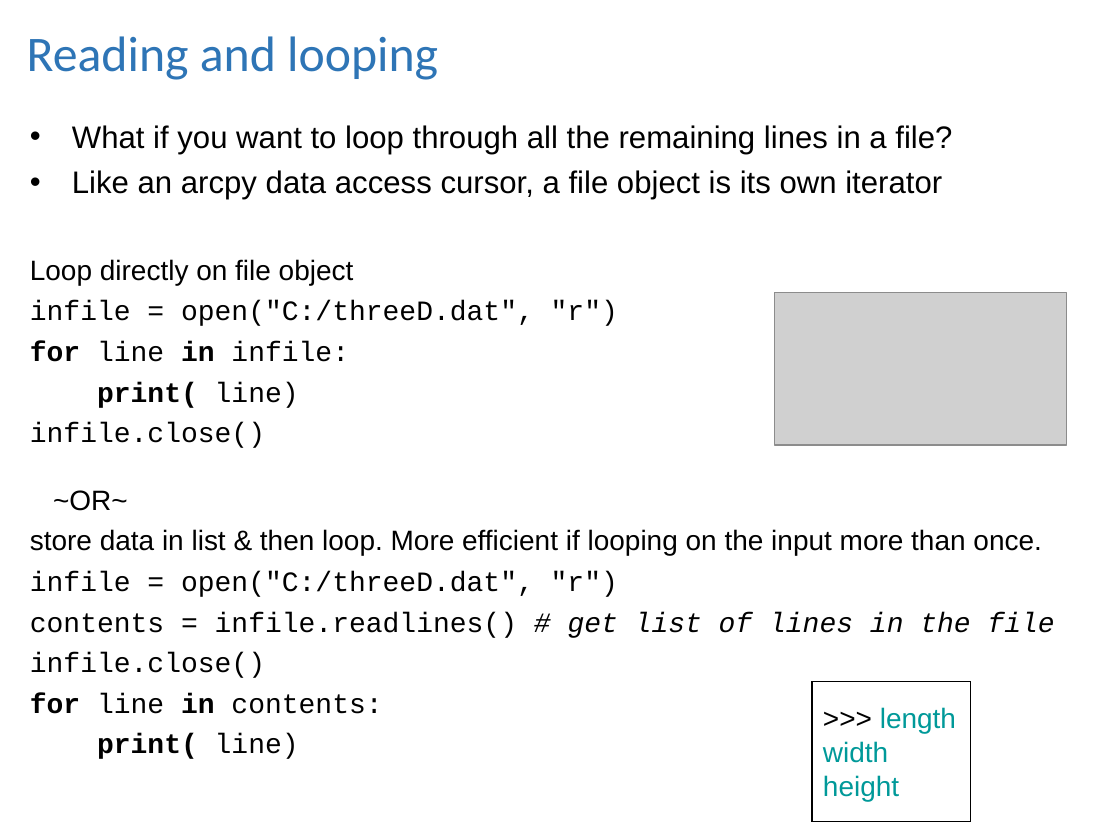
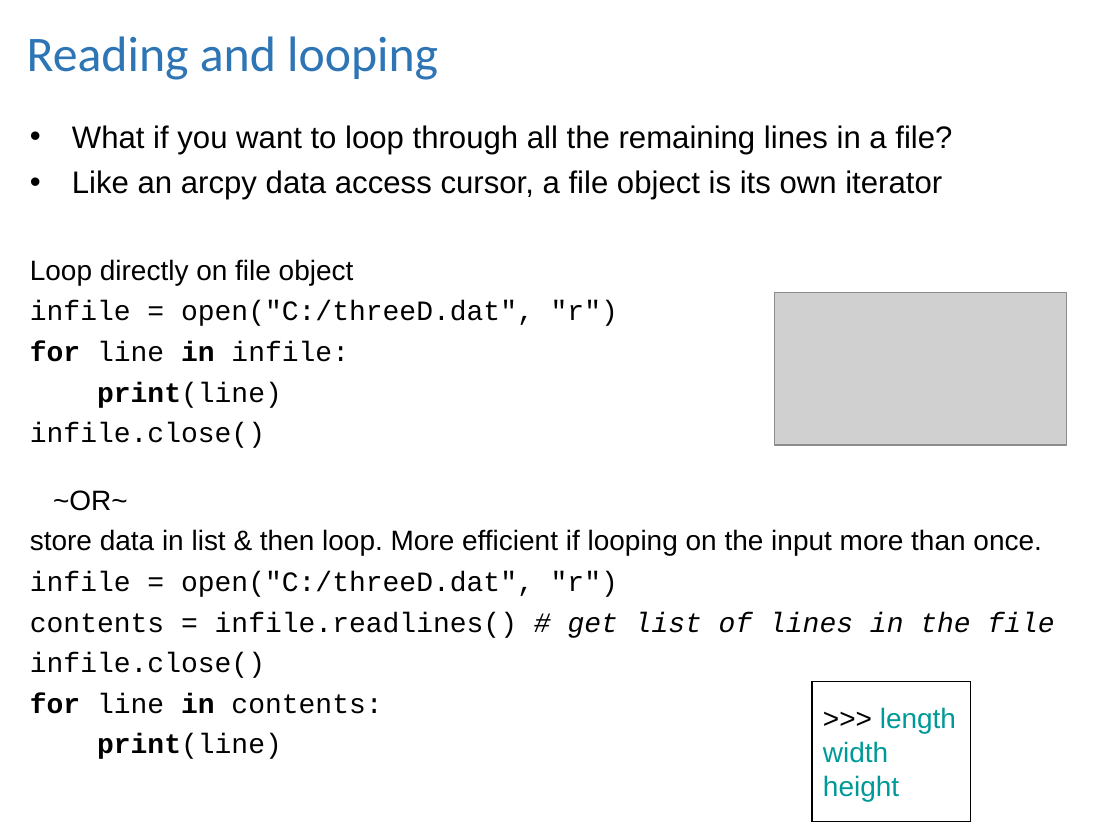
Before and after one commit to lgtateos/gis540, a slide deck: slide 18 of slides/fileIO.ppt. Drawn at 1120x840 pixels with LibreOffice and Linux fonts; fonts in the diff are those of the drawing; grey boxes stand for pictures. Boxes give left, top, right and bottom in pixels: in the first picture for what was removed or moved away, otherwise in the second. Text is boxed around its words. In the diff, an @@ line names an element or a change of style, - is before the commit and + after.

```diff
--- a/slides/fileIO.ppt
+++ b/slides/fileIO.ppt
@@ text at [97,382,282,408]: text changed; bold off @@
-print( line)
+print(line)
@@ text at [97,734,282,759]: text changed; bold off @@
-print( line)
+print(line)
```
Also in this commit, not shown: 2 other slides changed.
